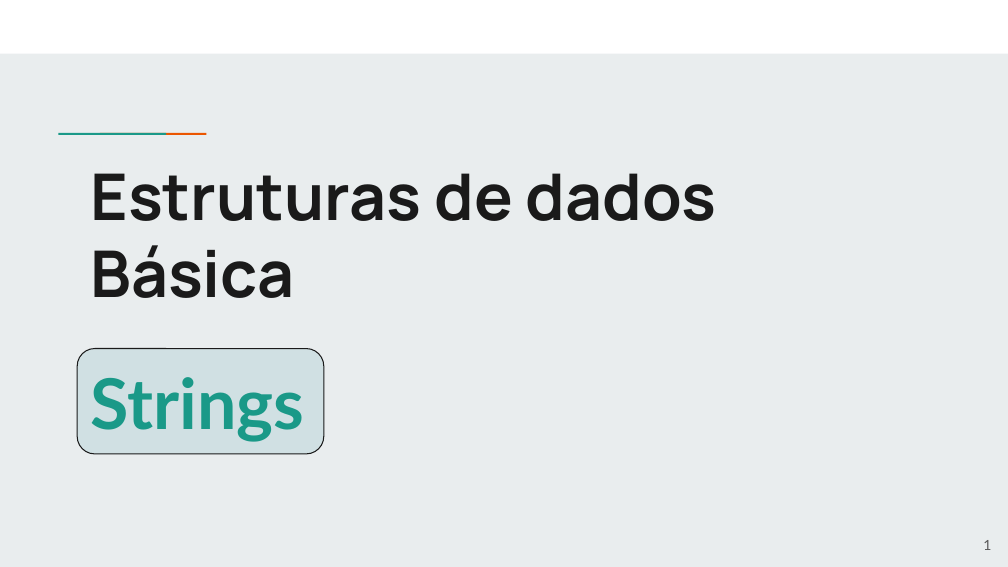
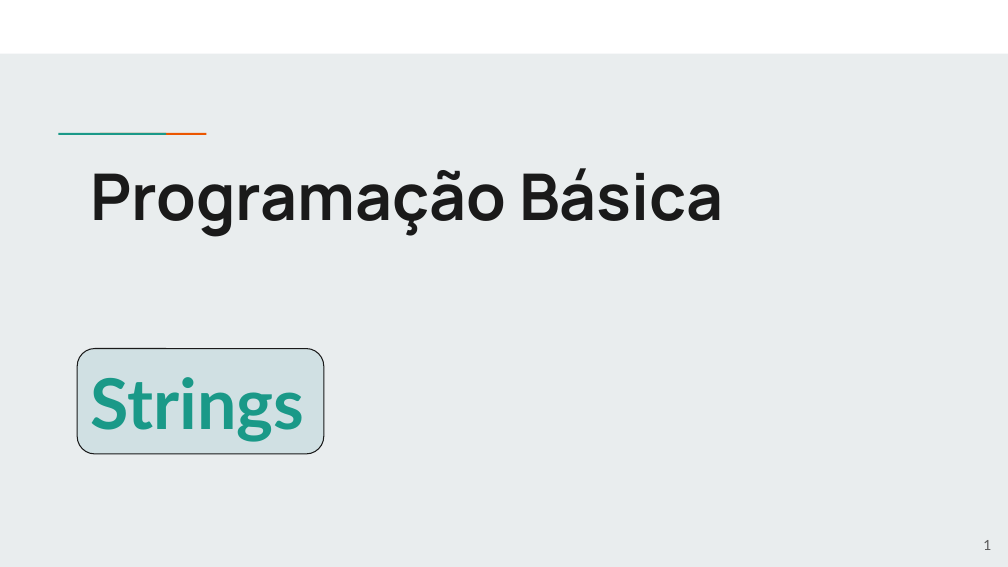
Before and after one commit to fpgues/treinamento-OBI-2023, a slide deck: slide 1 of programacao-basica/strings.pptx. Drawn at 1008x567 pixels with LibreOffice and Linux fonts; fonts in the diff are those of the drawing. Boxes give left, top, right and bottom in pixels: in the first picture for what was removed or moved away, otherwise in the second. Text is boxed around its words. In the diff, an @@ line names an element or a change of style, - is before the commit and + after.

```diff
--- a/programacao-basica/strings.pptx
+++ b/programacao-basica/strings.pptx
@@ title at bbox=[90, 168, 723, 237]: text changed @@
-Estruturas de dados Básica
+Programação Básica
```
Also in this commit, not shown: 5 other slides changed.
